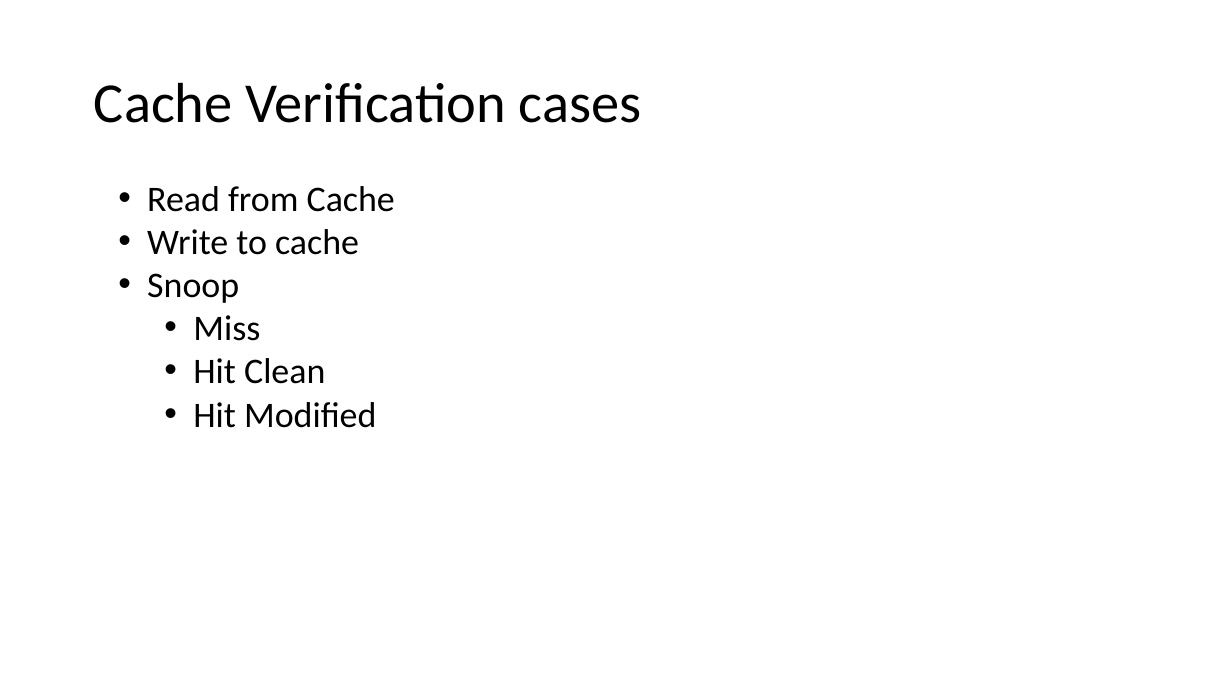
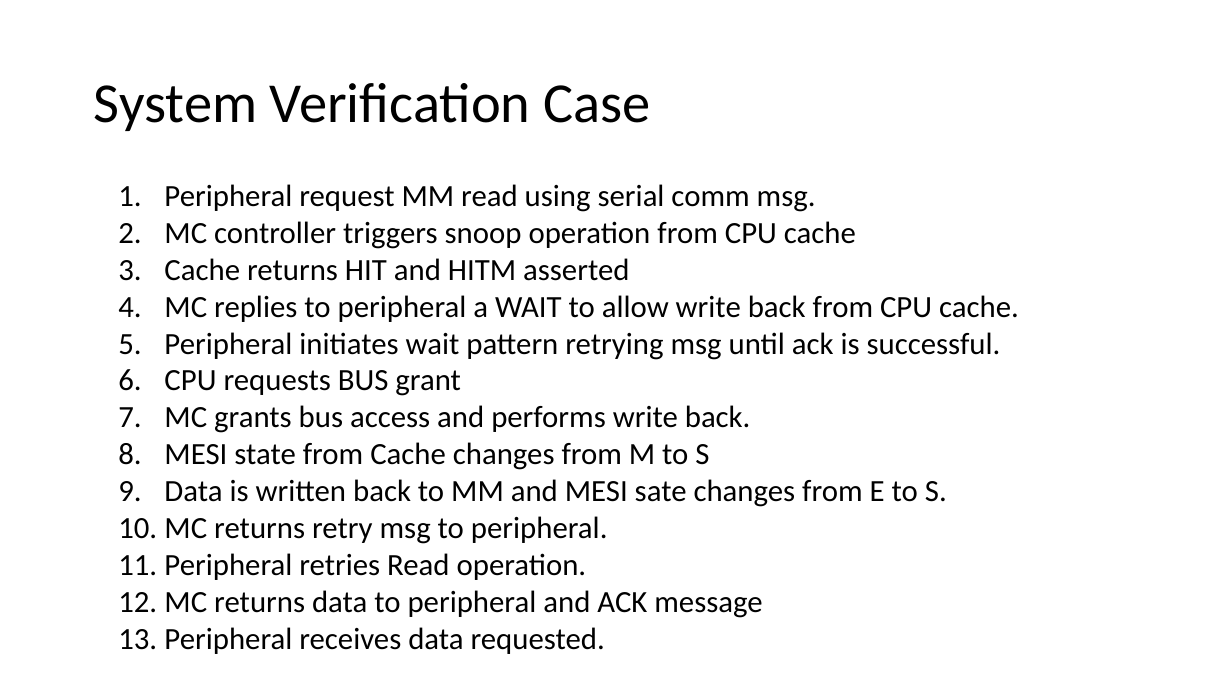
Before and after one commit to md710644/finalarquicompu, a slide deck: slide 27 of Diseno_final_arq.pptx (slide 26 before the commit). Drawn at 1232x693 pixels with LibreOffice and Linux fonts; fonts in the diff are those of the drawing. Boxes give left, top, right and bottom in pixels: in the first picture for what was removed or moved away, otherwise in the second. Text is boxed around its words. In the diff, an @@ line names an element or a change of style, - is before the commit and + after.

```diff
--- a/Diseno_final_arq.pptx
+++ b/Diseno_final_arq.pptx
@@ title at (x1=94, y1=83, x2=650, y2=131): text changed @@
-Cache Verification cases
+System Verification Case
@@ text at (x1=164, y1=184, x2=1019, y2=654): text changed; size 28 to 24 pt @@
-• Read from Cache
-• Write to cache
-• Snoop
-  • Miss
-  • Hit Clean
-  • Hit Modified
+1. Peripheral request MM read using serial comm msg.
+2. MC controller triggers snoop operation from CPU cache
+3. Cache returns HIT and HITM asserted
+4. MC replies to peripheral a WAIT to allow write back from CPU cache.
+5. Peripheral initiates wait pattern retrying msg until ack is successful.
+6. CPU requests BUS grant
+7. MC grants bus access and performs write back.
+8. MESI state from Cache changes from M to S
+9. Data is written back to MM and MESI sate changes from E to S.
+10. MC returns retry msg to peripheral.
+11. Peripheral retries Read operation.
+12. MC returns data to peripheral and ACK message
+13. Peripheral receives data requested.
```
Also in this commit, not shown: 1 other slide changed, 4 slides added, 2 slides removed.
